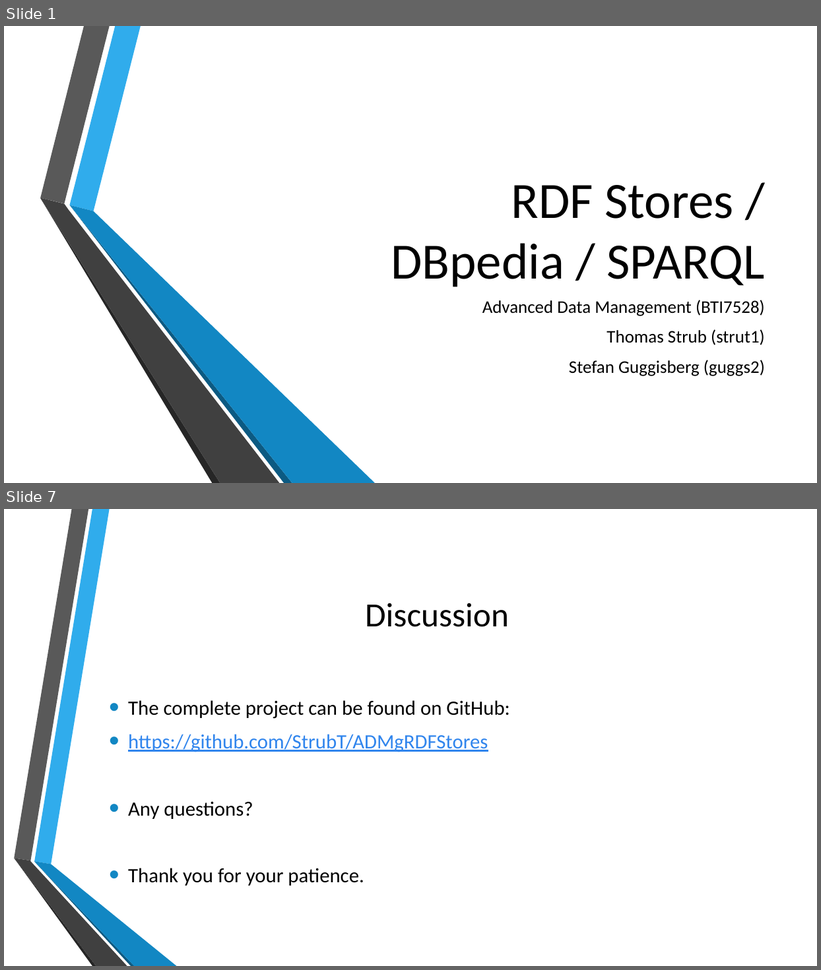
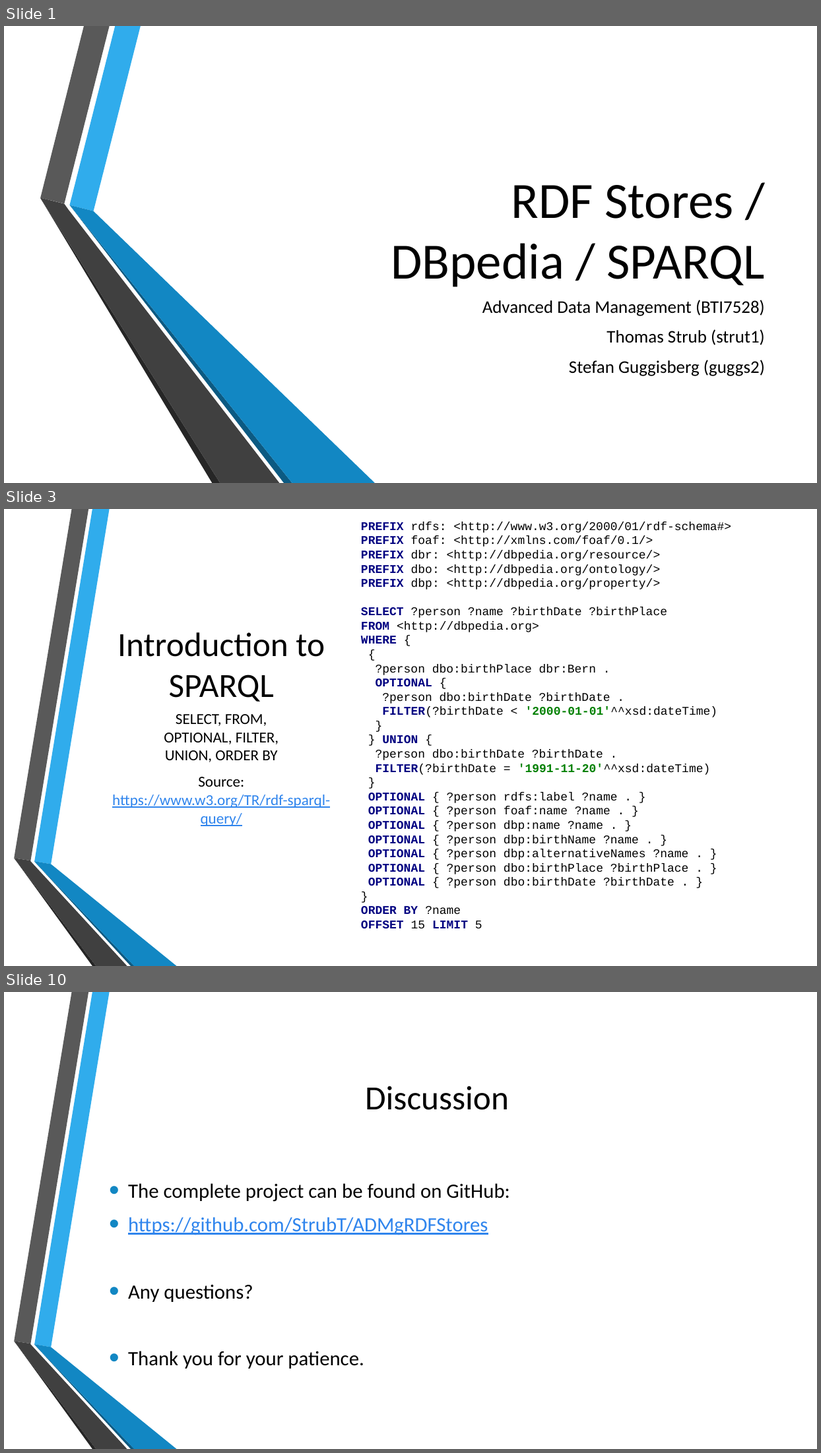
Before and after one commit to StrubT/ADMgRDFStores, a slide deck: presentation.pptx. Shown one above the other, each under a label of ours: slides 1 and 7 before the commit, slides 1, 3 and 10 after it; the slides between them are not shown. The pictures are 821x970 and 821x1453 pixels, drawn with LibreOffice and Linux fonts; fonts in the diff are those of the drawing; background and template pictures are left out. Boxes give left, top, right and bottom in pixels: in the first picture for what was removed or moved away, otherwise in the second. Text is boxed around its words. In the diff, an @@ line names an element or a change of style, - is before the commit and + after.

```diff
--- a/presentation.pptx
+++ b/presentation.pptx
@@ slide 3 added at [4, 509, 817, 966], background picture (left out); not listed: 6 template elements that a slide beside it also shows @@
@@ text added at [361, 522, 731, 929], 14 pt, text #000000 @@
+PREFIX rdfs: <http://www.w3.org/2000/01/rdf-schema#>
+PREFIX foaf: <http://xmlns.com/foaf/0.1/>
+PREFIX dbr: <http://dbpedia.org/resource/>
+PREFIX dbo: <http://dbpedia.org/ontology/>
+PREFIX dbp: <http://dbpedia.org/property/>
+SELECT ?person ?name ?birthDate ?birthPlace
+FROM <http://dbpedia.org>
+WHERE {
+{
+?person dbo:birthPlace dbr:Bern .
+OPTIONAL {
+?person dbo:birthDate ?birthDate .
+FILTER(?birthDate < '2000-01-01'^^xsd:dateTime)
+}
+} UNION {
+?person dbo:birthDate ?birthDate .
+FILTER(?birthDate = '1991-11-20'^^xsd:dateTime)
+}
+OPTIONAL { ?person rdfs:label ?name . }
+OPTIONAL { ?person foaf:name ?name . }
+OPTIONAL { ?person dbp:name ?name . }
+OPTIONAL { ?person dbp:birthName ?name . }
+OPTIONAL { ?person dbp:alternativeNames ?name . }
+OPTIONAL { ?person dbo:birthPlace ?birthPlace . }
+OPTIONAL { ?person dbo:birthDate ?birthDate . }
+}
+ORDER BY ?name
+OFFSET 15 LIMIT 5
@@ title added at [118, 632, 325, 702], 40 pt, text #000000 @@
+Introduction to SPARQL
@@ text added at [112, 714, 330, 826], 18 pt, text #000000 @@
+SELECT, FROM,
+OPTIONAL, FILTER,
+UNION, ORDER BY
+Source: https://www.w3.org/TR/rdf-sparql-query/
@@ what was slide 7 is now slide 10 @@
```
Also in this commit, not shown: 4 slides changed, 3 other slides added, 1 slide removed, 1 other file.
